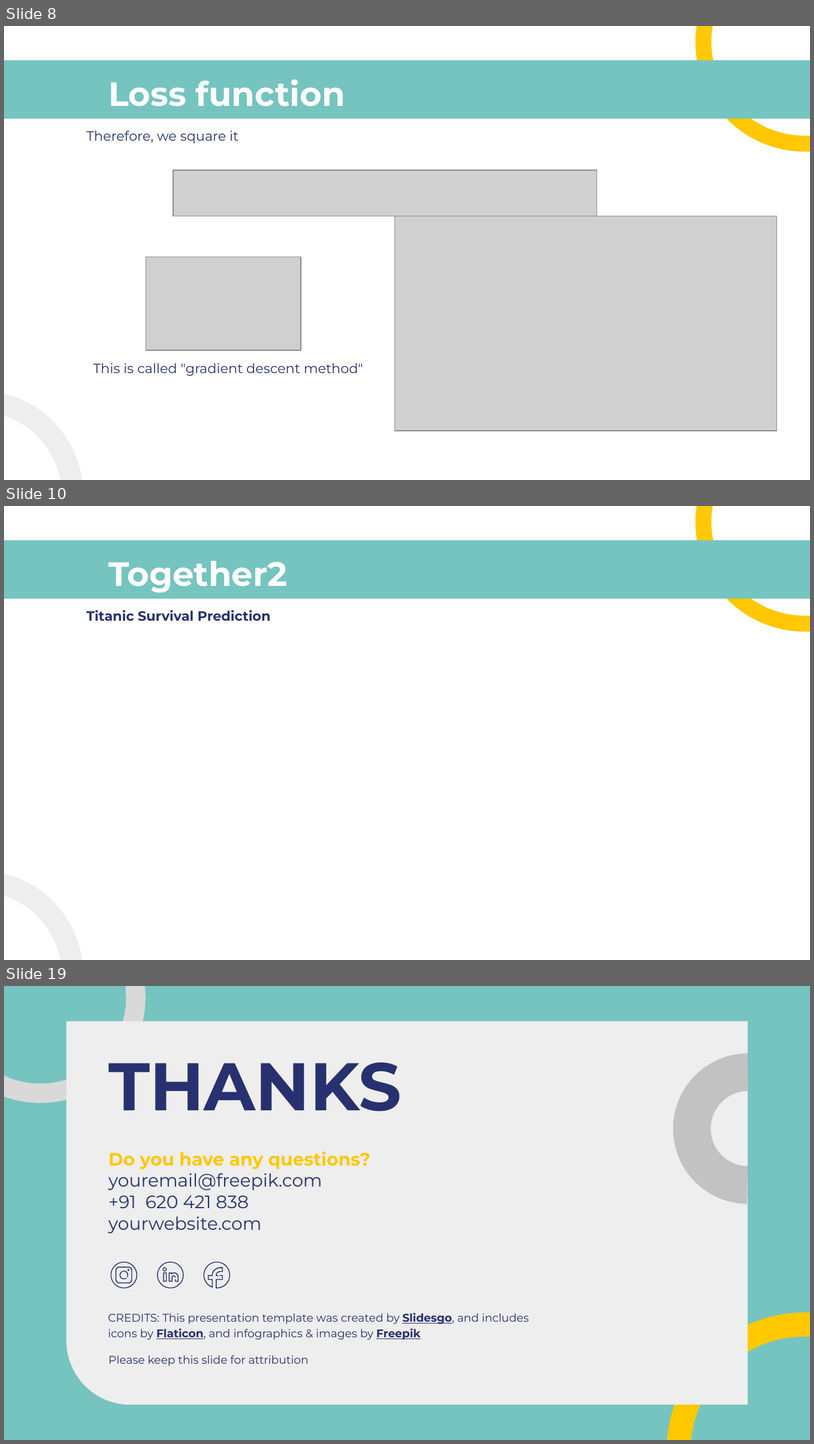
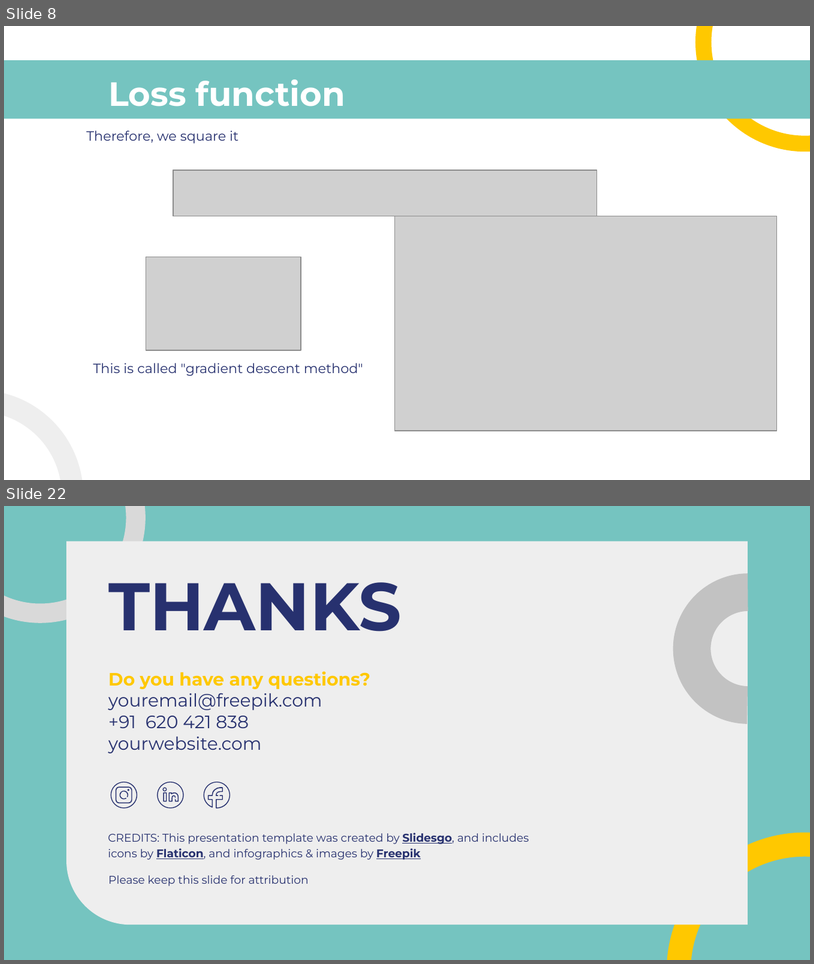
Before and after one commit to gurwoghd/2023_WFK_ICT-Laos-, a slide deck: LectureNotes/ch4_Linear_Regression(LR).pptx. Shown one above the other, each under a label of ours: slides 8, 10 and 19 before the commit, slides 8 and 22 after it; the slides between them are not shown. The pictures are 814x1444 and 814x964 pixels, drawn with LibreOffice and Linux fonts; fonts in the diff are those of the drawing; grey boxes stand for pictures. Boxes give left, top, right and bottom in pixels: in the first picture for what was removed or moved away, otherwise in the second. Text is boxed around its words. In the diff, an @@ line names an element or a change of style, - is before the commit and + after.

```diff
--- a/LectureNotes/ch4_Linear_Regression(LR).pptx
+++ b/LectureNotes/ch4_Linear_Regression(LR).pptx
@@ slide 10 removed at (4,506,810,960), background #FFFFFF; not listed: 3 template elements that a slide beside it also shows @@
@@ title removed at (108,561,287,592) @@
-Together2
@@ subtitle removed at (86,610,271,621) @@
-Titanic Survival Prediction
@@ what was slide 19 is now slide 22 @@
```
Also in this commit, not shown: 8 slides changed, 6 slides added, 2 other slides removed, 1 other file.
